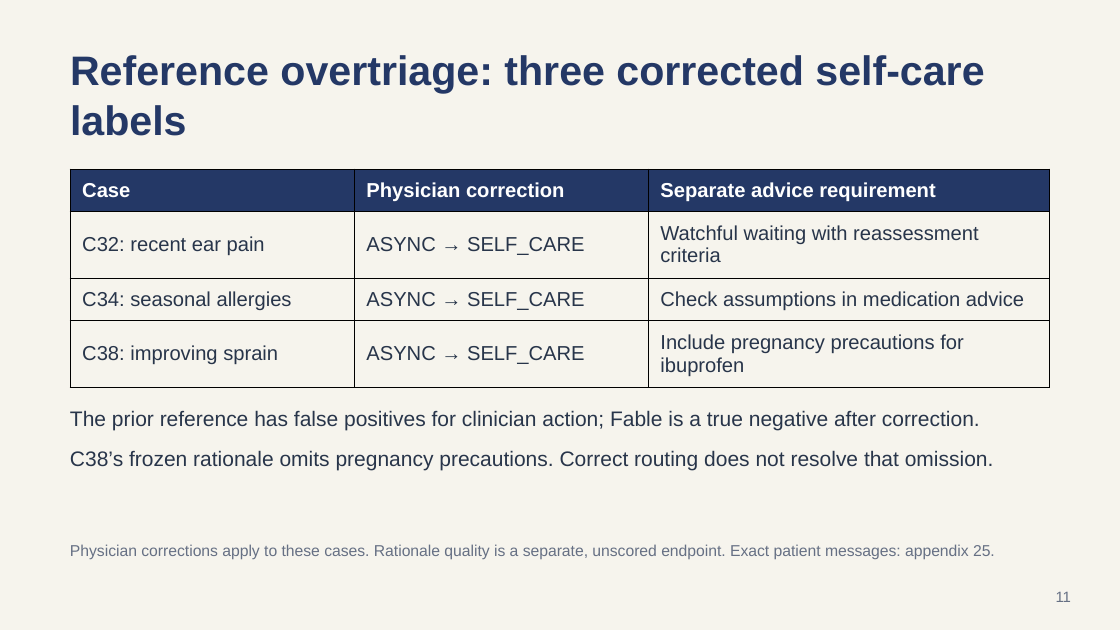
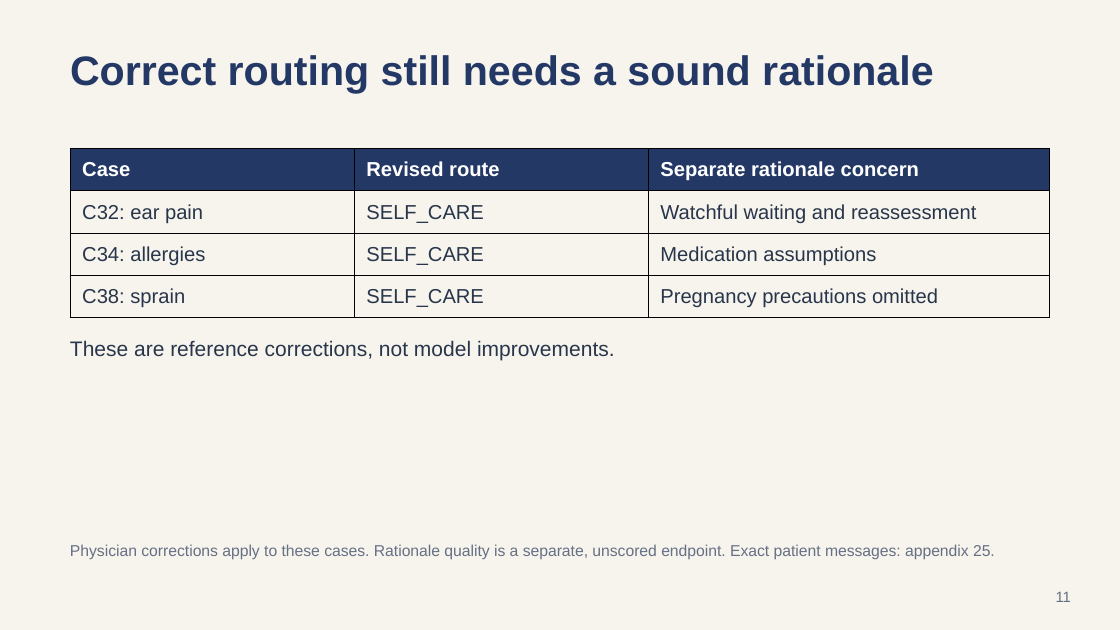
Before and after one commit to bGOATnote/counselcodex, a slide deck: slide 11 of output/submission-2026-09-15/counsel-disposition-google-slides.pptx. Drawn at 1120x630 pixels with LibreOffice and Linux fonts; fonts in the diff are those of the drawing. Boxes give left, top, right and bottom in pixels: in the first picture for what was removed or moved away, otherwise in the second. Text is boxed around its words. In the diff, an @@ line names an element or a change of style, - is before the commit and + after.

```diff
--- a/output/submission-2026-09-15/counsel-disposition-google-slides.pptx
+++ b/output/submission-2026-09-15/counsel-disposition-google-slides.pptx
@@ text removed at (70, 55, 984, 136) @@
-Reference overtriage: three corrected self-care labels
@@ text added at (70, 55, 933, 93), 35.2 pt, text #243866, bold @@
+Correct routing still needs a sound rationale
@@ table at (70, 149, 1049, 318) @@
-row 1, column 2: Physician correction
+row 1, column 2: Revised route
-row 1, column 3: Separate advice requirement
+row 1, column 3: Separate rationale concern
-row 2: C32: recent ear pain | ASYNC → SELF_CARE | Watchful waiting with reassessment criteria
+row 2: C32: ear pain | SELF_CARE | Watchful waiting and reassessment
-row 3: C34: seasonal allergies | ASYNC → SELF_CARE | Check assumptions in medication advice
+row 3: C34: allergies | SELF_CARE | Medication assumptions
-row 4: C38: improving sprain | ASYNC → SELF_CARE | Include pregnancy precautions for ibuprofen
+row 4: C38: sprain | SELF_CARE | Pregnancy precautions omitted
@@ table: place and size @@
-table at (70, 169, 1049, 387)
+table at (70, 149, 1049, 318)
@@ text added at (70, 340, 615, 360), 18 pt, text #28354A @@
+These are reference corrections, not model improvements.
@@ text removed at (70, 410, 980, 430) @@
-The prior reference has false positives for clinician action; Fable is a true negative after correction.
@@ text removed at (70, 450, 994, 471) @@
-C38’s frozen rationale omits pregnancy precautions. Correct routing does not resolve that omission.
```
Also in this commit, not shown: 6 other slides changed, 4 slides added, 4 slides removed, 10 other files.
